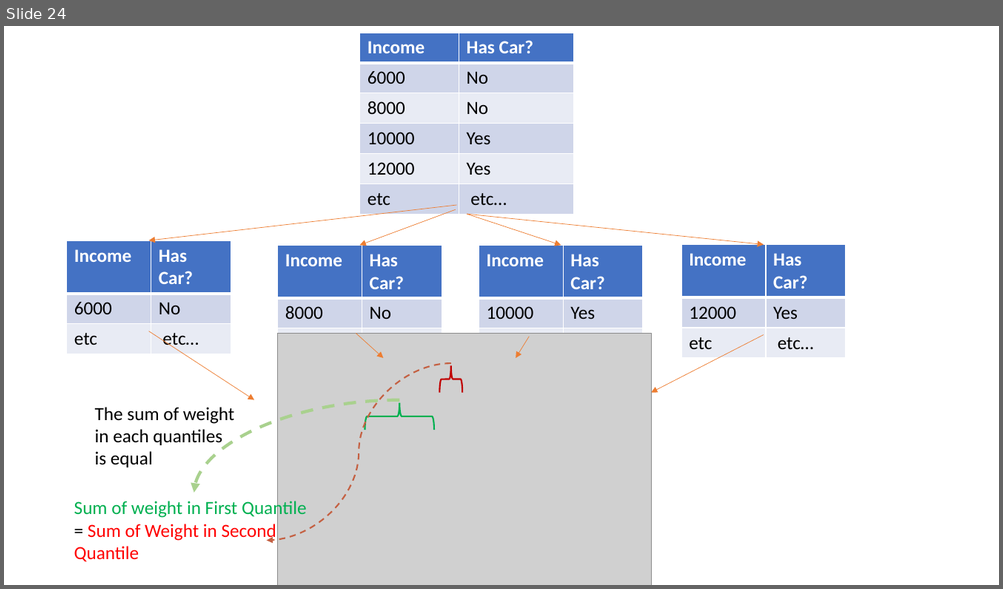
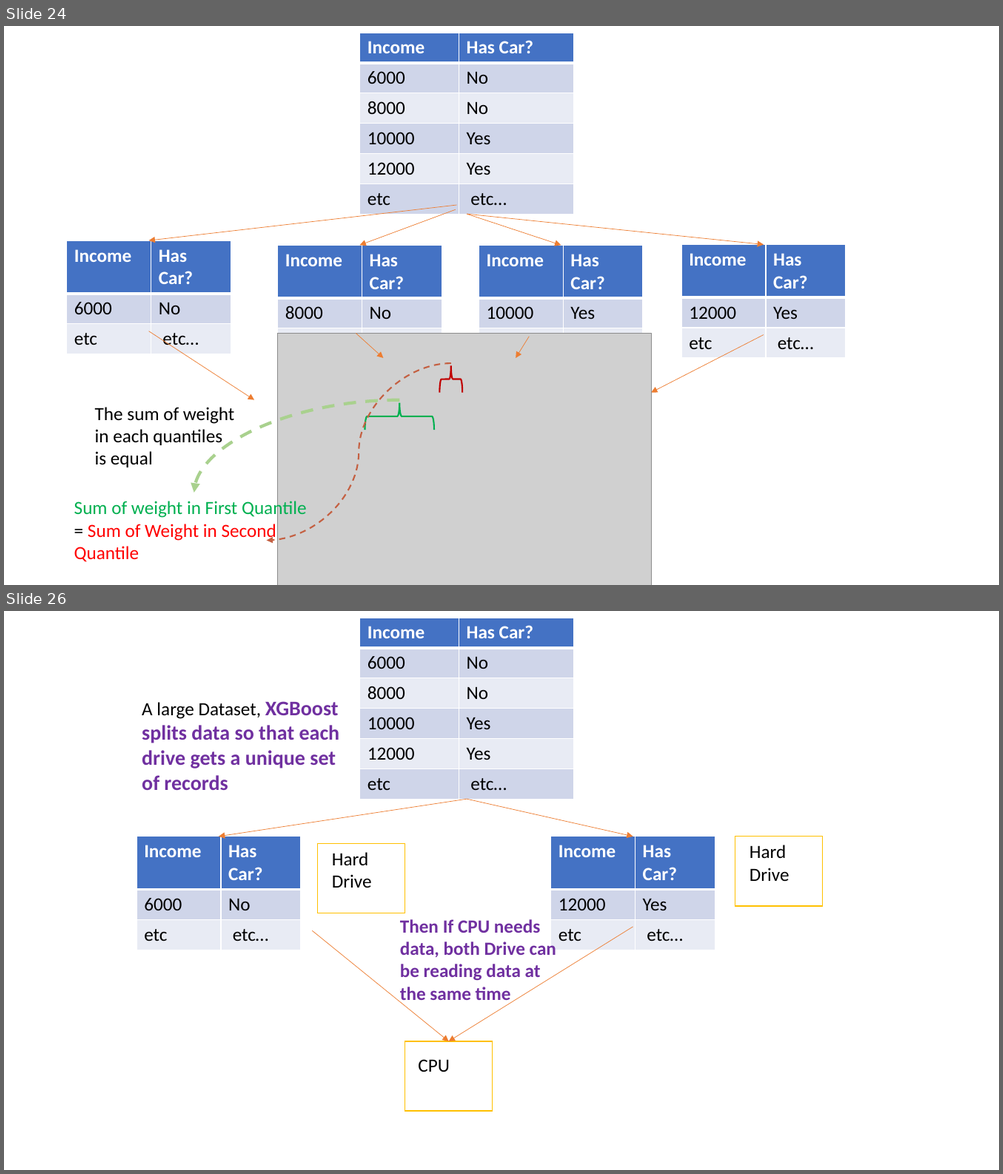
Before and after one commit to beckswu/beckswu.github.io, a slide deck: img/post/Natural-Language-Processing/course2/formula.pptx. Shown one above the other, each under a label of ours: slide 24 before the commit, slides 24 and 26 after it; the slides between them are not shown. The pictures are 1003x589 and 1003x1174 pixels, drawn with LibreOffice and Linux fonts; fonts in the diff are those of the drawing; grey boxes stand for pictures. Boxes give left, top, right and bottom in pixels: in the first picture for what was removed or moved away, otherwise in the second. Text is boxed around its words. In the diff, an @@ line names an element or a change of style, - is before the commit and + after.

```diff
--- a/img/post/Natural-Language-Processing/course2/formula.pptx
+++ b/img/post/Natural-Language-Processing/course2/formula.pptx
@@ slide 26 added at box(4, 611, 999, 1170), background #FFFFFF @@
@@ table added at box(360, 618, 574, 799), 6 rows, 2 columns @@
+Income | Has Car?
+6000 | No
+8000 | No
+10000 | Yes
+12000 | Yes
+etc | etc…
@@ text added at box(142, 701, 340, 790), 20 pt, text #7030A0, bold @@
+A large Dataset, XGBoost splits data so that each drive gets a unique set of records
@@ arrow added from (466, 799) to (219, 836), #ED7D31 0.5 pt @@
@@ arrow added from (466, 799) to (633, 836), #ED7D31 0.5 pt @@
@@ table added at box(136, 836, 301, 944), 3 rows, 2 columns @@
+Income | Has Car?
+6000 | No
+etc | etc…
@@ rectangle added at box(317, 844, 404, 913), outline #FFC000 1 pt @@
@@ text added at box(332, 852, 372, 888), 18 pt, text #000000 @@
+Hard
+Drive
@@ table added at box(551, 836, 715, 944), 3 rows, 2 columns @@
+Income | Has Car?
+12000 | Yes
+etc | etc…
@@ rectangle added at box(735, 836, 822, 906), outline #FFC000 1 pt @@
@@ text added at box(749, 845, 789, 881), 18 pt, text #000000 @@
+Hard
+Drive
@@ text added at box(400, 920, 556, 1005), 18 pt, text #7030A0, bold @@
+Then If CPU needs data, both Drive can be reading data at the same time
@@ arrow added from (312, 931) to (449, 1042), #ED7D31 0.5 pt @@
@@ arrow added from (633, 927) to (449, 1042), #ED7D31 0.5 pt @@
@@ rectangle added at box(404, 1042, 492, 1111), outline #FFC000 1 pt @@
@@ text added at box(418, 1059, 449, 1072), 18 pt, text #000000 @@
+CPU
```
Also in this commit, not shown: 1 slide changed, 2 other slides added, 3 other files.
